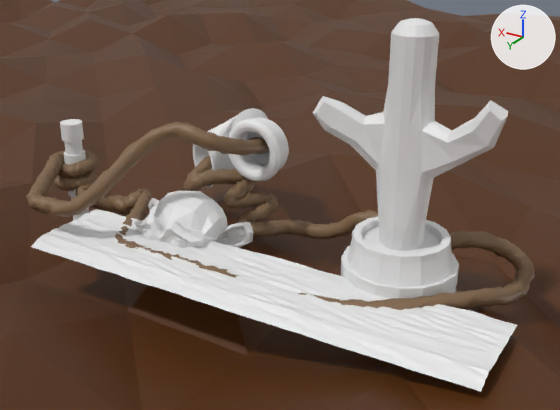
The Blender file Tool/GraduationStage.blend, before and after one commit.
The view is the same before and after, from a 50 mm camera at (-371.0, 539.0, 361.0) aimed at (7.0, -91.0, 46.0). The lights are fixed; the arrows at upper right show +X, +Y and +Z. The picture after the commit comes second.

In view in the first picture: 'Cave', 'グリッド', 'グリッド.003', 'モンキー', '円柱', '円柱.001'.
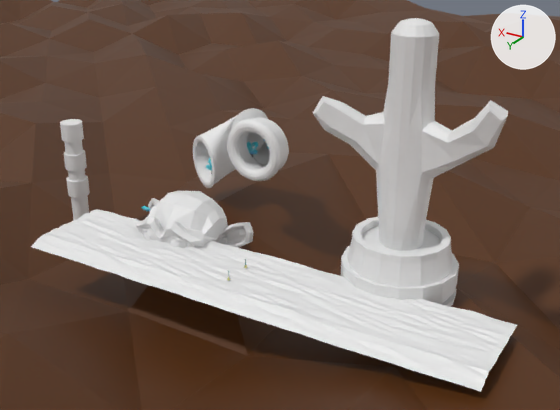
The edits, one by one:
Object 'Cave' (ob_cave) is now hidden.
Object 'RANTAN.001' (ob_rantan_001) is now shown.
Object 'RANTAN.002' (ob_rantan_002) is now shown.
Object 'Crystal.002' (ob_crystal_002) is now shown.
Object 'Crystal.004' (ob_crystal_004) is now shown.
Object 'Crystal.006' (ob_crystal_006) is now shown.

What differs and where, as boxes (x1, y1, x2, y2) in the pictures (560 x 410 px):
'Cave', hidden (brown): before (26, 122, 535, 310)
'Crystal.004', shown: after (247, 141, 258, 157)
'Crystal.006', shown (mostly hidden): after (206, 157, 212, 174)
'Crystal.002', shown: after (141, 206, 151, 212)
'RANTAN.001', shown: after (244, 259, 247, 268)
